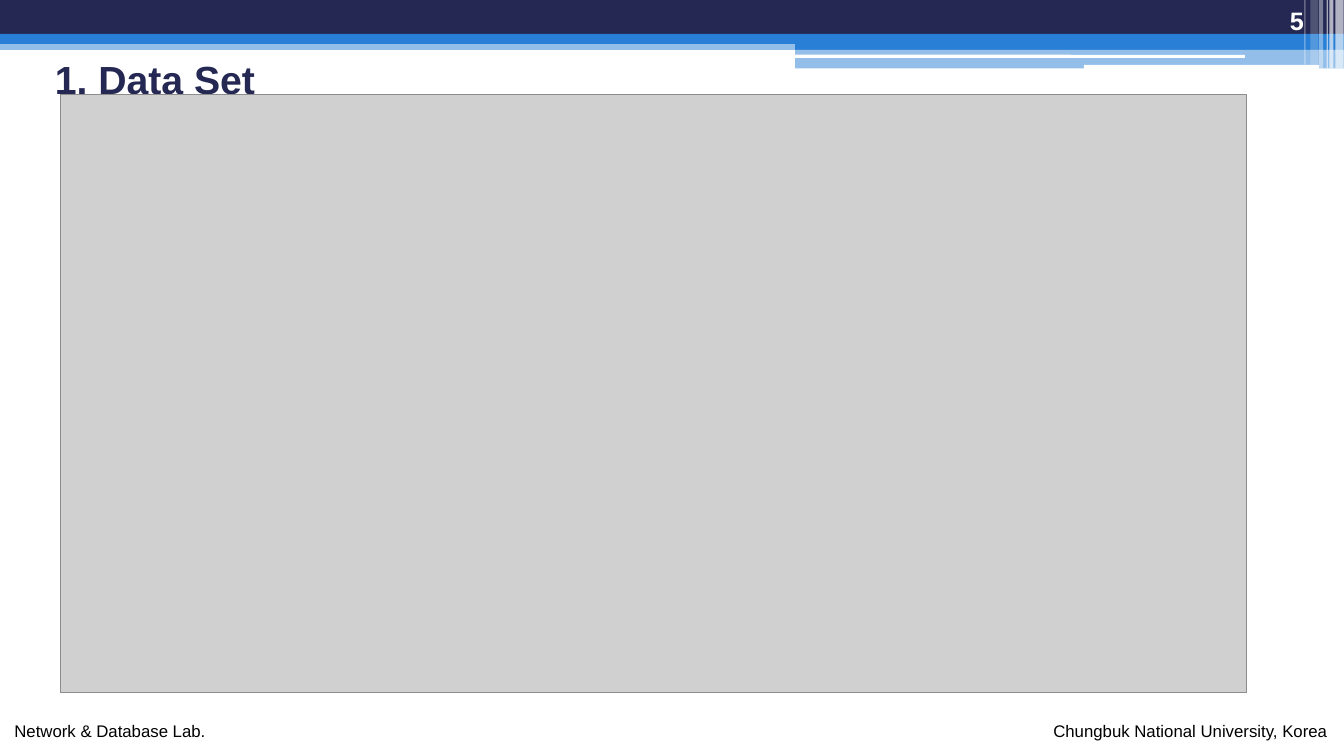
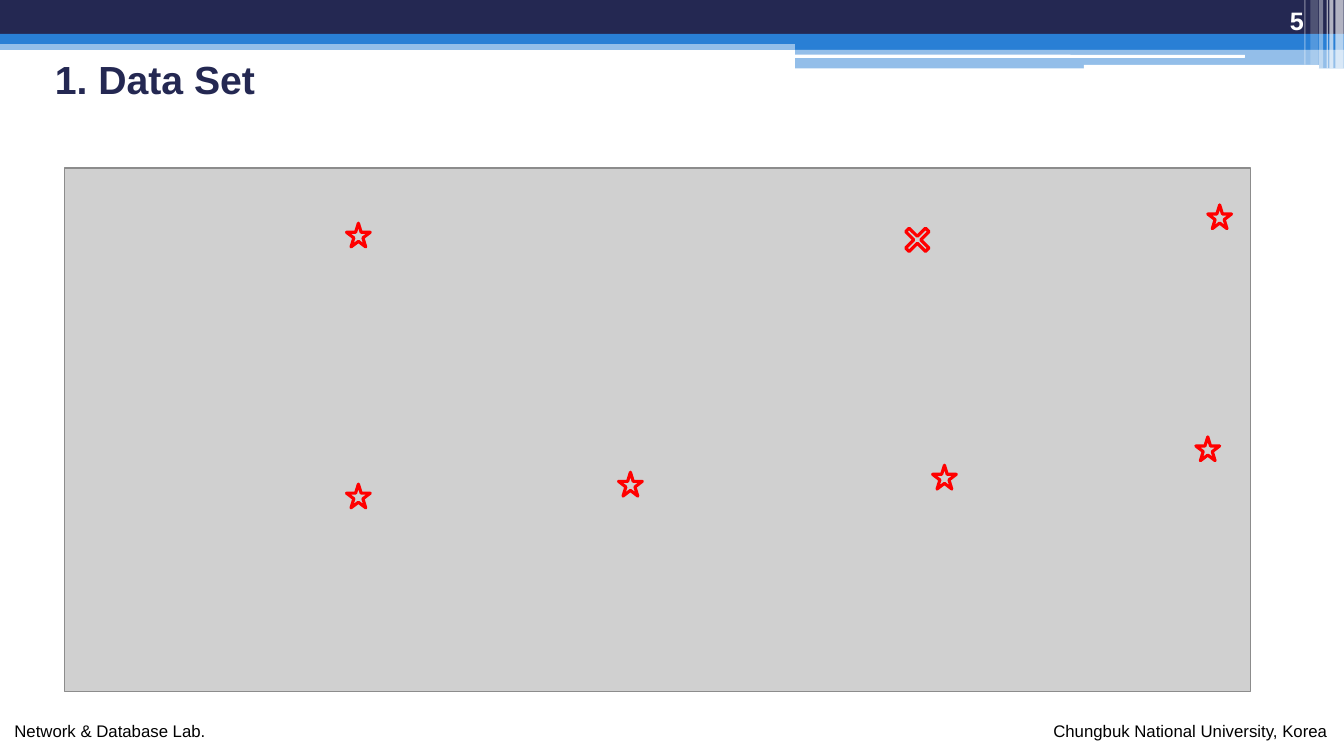
Before and after one commit to BruceJo/RDA_PJT, a slide deck: slide 5 of doc/240325_MLFlow를 활용한 LSTM Model_조중권.pptx. Drawn at 1344x756 pixels with LibreOffice and Linux fonts; fonts in the diff are those of the drawing; grey boxes stand for pictures. Boxes give left, top, right and bottom in pixels: in the first picture for what was removed or moved away, otherwise in the second. Text is boxed around its words. In the diff, an @@ line names an element or a change of style, - is before the commit and + after.

```diff
--- a/doc/240325_MLFlow를 활용한 LSTM Model_조중권.pptx
+++ b/doc/240325_MLFlow를 활용한 LSTM Model_조중권.pptx
@@ picture: place and size @@
-picture at <box>60,95,1246,693</box>
+picture at <box>65,168,1251,692</box>
@@ star added at <box>1208,205,1232,229</box>, outline #FF0000 2.25 pt @@
@@ star added at <box>347,223,371,247</box>, outline #FF0000 2.25 pt @@
@@ cross added at <box>898,221,937,259</box>, outline #FF0000 2.25 pt @@
@@ star added at <box>1196,437,1220,461</box>, outline #FF0000 2.25 pt @@
@@ star added at <box>619,473,643,497</box>, outline #FF0000 2.25 pt @@
@@ star added at <box>933,466,957,490</box>, outline #FF0000 2.25 pt @@
@@ star added at <box>347,484,371,508</box>, outline #FF0000 2.25 pt @@
```
Also in this commit, not shown: 1 other slide changed, 5 slides added, 1 slide removed, 54 other files.
